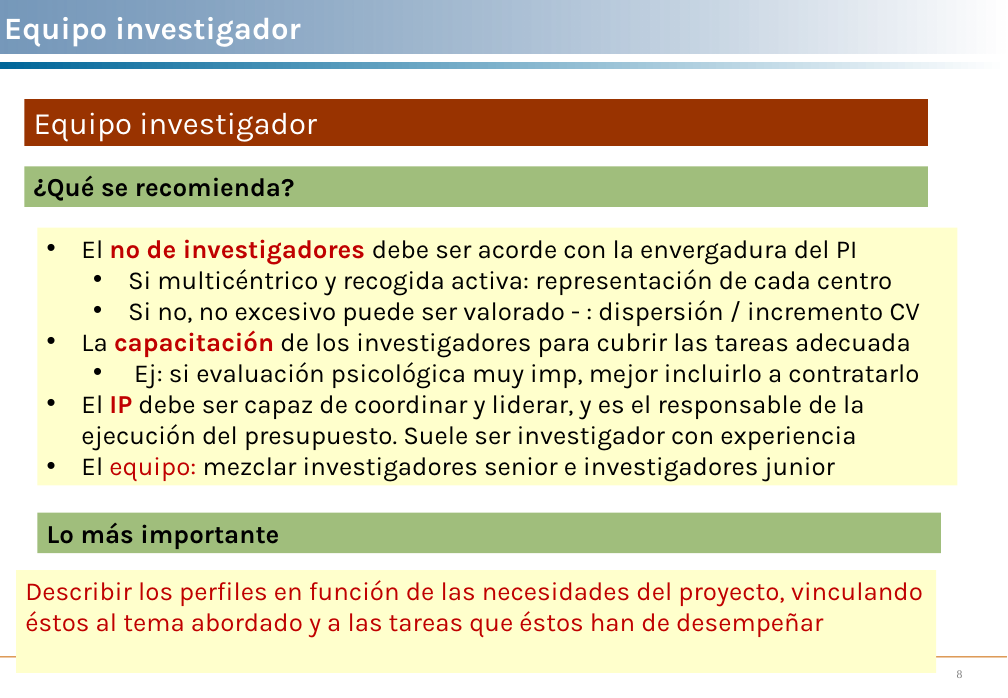
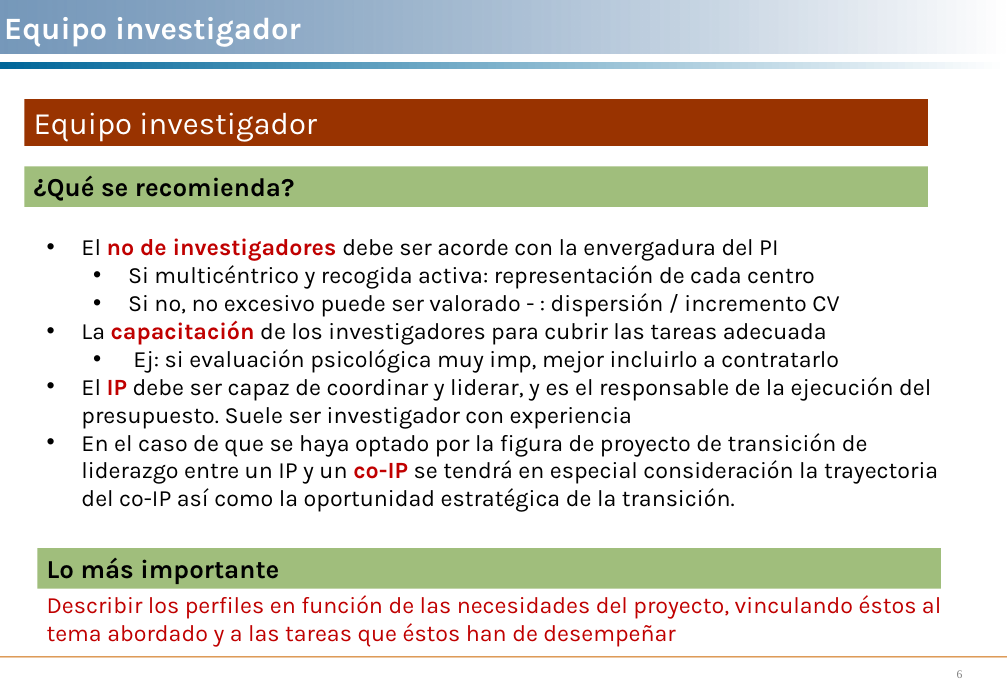
Before and after one commit to ibaitamayo/Taller_PI, a slide deck: slide 6 of Taller 3/Plan de trabajo, cronograma, impacto.ppt (slide 8 before the commit). Drawn at 1008x698 pixels with LibreOffice and Linux fonts; fonts in the diff are those of the drawing. Boxes give left, top, right and bottom in pixels: in the first picture for what was removed or moved away, otherwise in the second. Text is boxed around its words. In the diff, an @@ line names an element or a change of style, - is before the commit and + after.

```diff
--- a/Taller 3/Plan de trabajo, cronograma, impacto.ppt
+++ b/Taller 3/Plan de trabajo, cronograma, impacto.ppt
@@ text "El nº de investigadores debe ...": place and size @@
-text "El nº de investigadores debe ..." at bbox=[37, 228, 957, 485]
+text "El nº de investigadores debe ..." at bbox=[81, 238, 938, 512]
@@ text "El nº de investigadores debe ..." at bbox=[81, 238, 938, 512]: fill #FFFFCC to none @@
@@ text at bbox=[81, 238, 931, 428]: size 20 to 18 pt in "El nº de investigadores debe ser acorde ...", "Si multicéntrico y recogida activa: representación de ...", "Si no, nº excesivo puede ser valorado ...", "La capacitación de los investigadores para cubrir ..." and 2 more places @@
@@ text at bbox=[81, 433, 938, 512]: text changed; size 20 to 18 pt @@
-• El equipo: mezclar investigadores senior e investigadores junior
+• En el caso de que se haya optado por la figura de proyecto de transición de liderazgo entre un IP y un co-IP se tendrá en especial consideración la trayectoria del co-IP así como la oportunidad estratégica de la transición.
@@ rectangle "Lo más importante": place and size @@
-rectangle "Lo más importante" at bbox=[37, 512, 940, 553]
+rectangle "Lo más importante" at bbox=[37, 548, 940, 589]
@@ text "Describir los perfiles en función ...": place and size @@
-text "Describir los perfiles en función ..." at bbox=[16, 570, 935, 672]
+text "Describir los perfiles en función ..." at bbox=[47, 595, 941, 646]
@@ text "Describir los perfiles en función ..." at bbox=[47, 595, 941, 646]: size 20 to 18 pt; fill #FFFFCC to none @@
```
Also in this commit, not shown: 10 other slides changed, 11 slides added, 4 slides removed, 33 other files.
